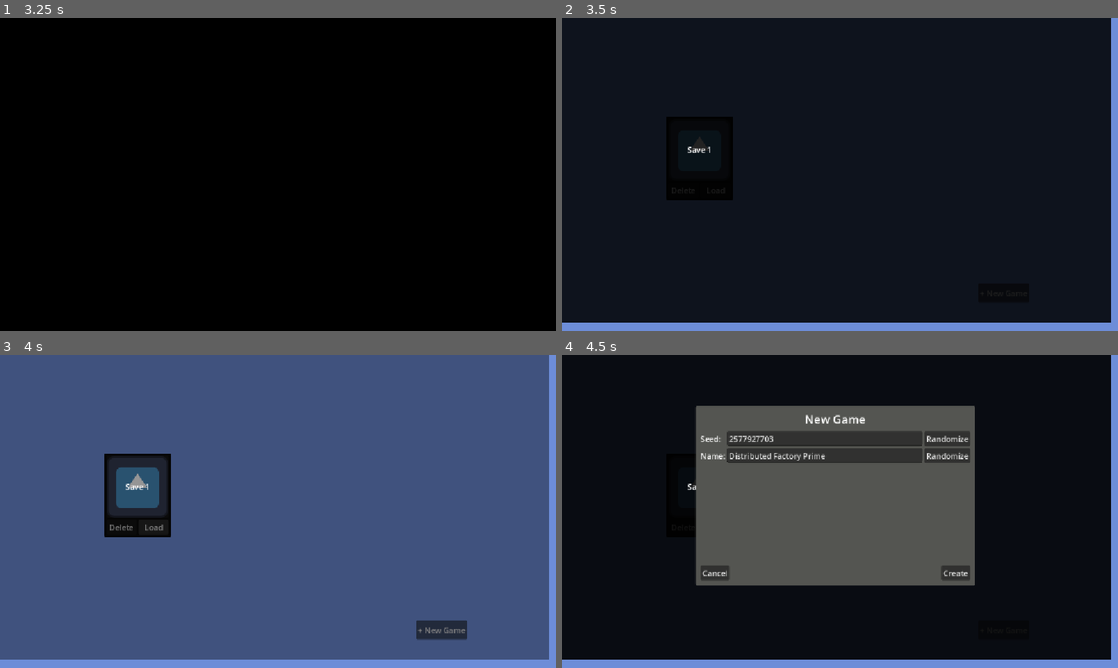
Above: before the commit, frames 1-4 (two rows, left to right).
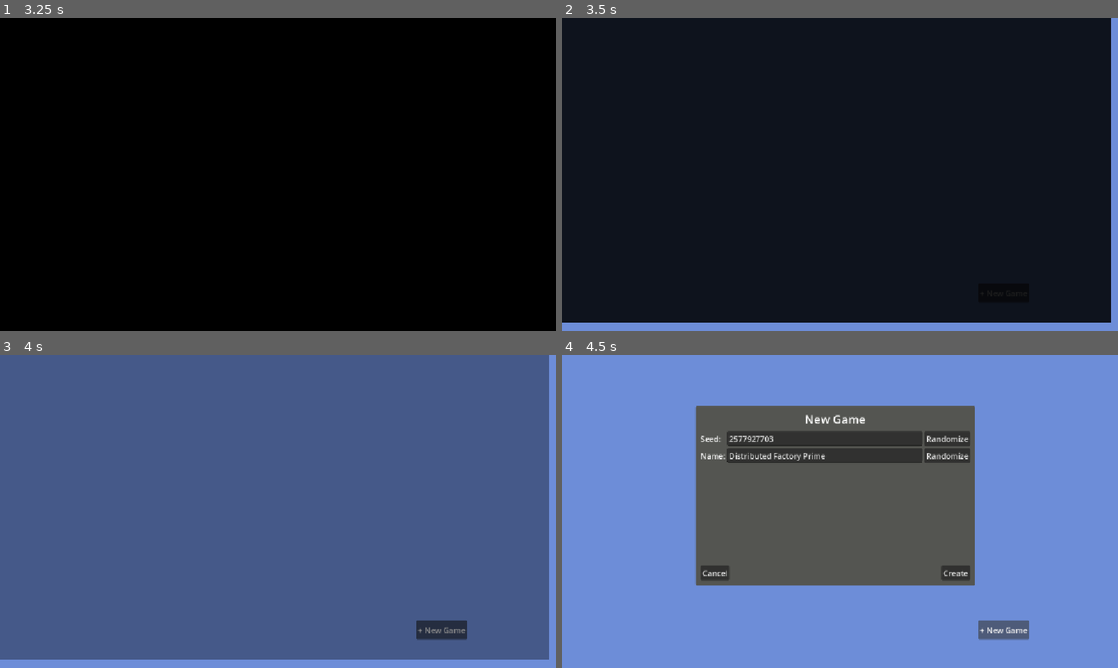
Above: after the commit, the same moments.

Repository: Nils1024/restock
Game: Godot game, scene res://assets/scenes/menus/main_menu.tscn
The game is run twice, just before and just after one commit, with the same random seed, the same clock (stepped at 60 frames per second) and the same inputs. The engine's default icon, where the game draws it, is replaced by a stand-in: a white triangle on a blue panel in a dark square.
Inputs (mouse positions are in pixels of both pictures, inside the frame that each line leads up to):
- Up to frame 1 (3.25 s): click "Play" at 0.5 s; click "Play" at 1.25 s; tap Enter (ui_accept) at 2, 2.27 s; move the mouse to (400, 158) at 2.02 s; hold Right 2.03-2.75 s; hold Mouse wheel down (zoom_in) 2.03-2.75 s; click (400, 158) at 2.17 s; drag from (166, 190) to (250, 237) at 2.77 s
- Up to frame 2 (3.5 s): no input
- Up to frame 3 (4 s): click (155, 527) at 3.5 s, where only the run before the commit has a clickable "Load"
- Up to frame 4 (4.5 s): click "+ New Game" at 4.25 s

Frame 1 is identical in both runs. In frame 2, 1.0% of the frame differs, in the area x 18-31%, y 31-59%; in frame 3, 3.2%; in frame 4, 67%, in the area x 0-99%, y 0-98%.
Error before the commit: Invalid access to property or key 'config' on a base object of type 'Node (Const.gd)'. (res://assets/scripts/services/DataService/DataService.gd:7)

Commit message:
Finished the save / load system

Diff:
--- a/assets/scenes/menus/save_selection_Menu.tscn
+++ b/assets/scenes/menus/save_selection_Menu.tscn
@@ -2,7 +2,6 @@
 
 [ext_resource type="PackedScene" uid="uid://bp5xe7rsa044r" path="res://assets/scenes/util/fade_transition.tscn" id="1_qjqap"]
 [ext_resource type="Script" uid="uid://2vojsmoug1u1" path="res://assets/scripts/ui/save_selection_menu.gd" id="1_wc18j"]
-[ext_resource type="PackedScene" uid="uid://c51keuke5k5xc" path="res://assets/scenes/util/ui/save_card.tscn" id="2_mjmsl"]
 
 [sub_resource type="StyleBoxFlat" id="StyleBoxFlat_mjmsl"]
 bg_color = Color(0.33034465, 0.33588725, 0.3182867, 1)
@@ -27,13 +26,9 @@
 offset_right = 787.0
 offset_bottom = 380.0
 
-[node name="HBoxContainer" type="HBoxContainer" parent="ScrollContainer" unique_id=590214802]
+[node name="SaveCardContainer" type="HBoxContainer" parent="ScrollContainer" unique_id=590214802]
 layout_mode = 2
 theme_override_constants/separation = 6
-
-[node name="SaveCard" parent="ScrollContainer/HBoxContainer" unique_id=798609909 instance=ExtResource("2_mjmsl")]
-layout_mode = 2
-metadata/Text = "Save 1"
 
 [node name="NewGame" type="Button" parent="." unique_id=1627351557]
 offset_left = 862.0
@@ -134,7 +129,6 @@
 
 [node name="Timer" type="Timer" parent="FadeTransition" unique_id=216372829]
 
-[connection signal="card_pressed" from="ScrollContainer/HBoxContainer/SaveCard" to="." method="_on_save_card_card_pressed"]
 [connection signal="pressed" from="NewGame" to="." method="_on_new_game_pressed"]
 [connection signal="pressed" from="MarginContainer/MarginContainer/VBoxContainer2/GridContainer/SeedRandBtn" to="." method="_randomize_seed"]
 [connection signal="pressed" from="MarginContainer/MarginContainer/VBoxContainer2/GridContainer/NameRandBtn" to="." method="_randomize_name"]
--- a/assets/scenes/util/ui/save_card.tscn
+++ b/assets/scenes/util/ui/save_card.tscn
@@ -80,4 +80,5 @@
 size_flags_vertical = 0
 text = "Load"
 
+[connection signal="pressed" from="MarginContainer/VBoxContainer/HBoxContainer/DeleteButton" to="." method="_on_delete_button_pressed"]
 [connection signal="pressed" from="MarginContainer/VBoxContainer/HBoxContainer/SaveButton" to="." method="_on_save_button_pressed"]
--- a/assets/scripts/common/Const.gd
+++ b/assets/scripts/common/Const.gd
@@ -6,6 +6,10 @@
 
 	const LANGUAGE_KEY: String = "language"
 	const MAX_THREADS: int = 4
+
+class Save:
+	const SAVE_FILE: String = "user://savegames.cfg"
+	const SECTION_PREFIX = "SaveSlot_"
 
 class Languages:
 	const ENGLISH: String = "en"
--- a/assets/scripts/services/DataService/DataService.gd
+++ b/assets/scripts/services/DataService/DataService.gd
@@ -1,49 +1,77 @@
 extends Node
 
-var _config = ConfigFile.new()
+var _saveFile = ConfigFile.new()
 
 # Called when the node enters the scene tree for the first time.
 func _ready() -> void:
-	_config.load(Const.config.CONFIG_FILE)
+	_saveFile.load(Const.Save.SAVE_FILE)
 
-func create(data: GameSaveData) -> Error:
-	if _config.has_section(Const.Config.SETTINGS_SECTION_KEY):
+
+func _get_section(save_id: int) -> String:
+	return "%s%d" % [Const.Save.SECTION_PREFIX, save_id]
+
+
+func create(	save_id: int, data: GameSaveData) -> Error:
+	var section: String = _get_section(save_id)
+
+	if _saveFile.has_section(section):
 		push_warning("GameSaveRepository.create: save already exists – use update()")
 		return ERR_ALREADY_EXISTS
 
-	return _write(data)
+	return _write(save_id, data)
 
 
 func load_save(save_id: int) -> GameSaveData:
-	var config = ConfigFile.new()
+	var section: String = _get_section(save_id)
 
-	if config.load(Const.config.CONFIG_FILE) != OK:
+	if not _saveFile.has_section(section):
 		return GameSaveData.new()
 
 	var dict: Dictionary = {}
-
-	var keys = config.get_section_keys(Const.config.SETTINGS_SECTION_KEY)
-	if keys == null:
-		return GameSaveData.new()
+	var keys = _saveFile.get_section_keys(section)
 
 	for key in keys:
-		dict[key] = config.get_value(
-			Const.config.SETTINGS_SECTION_KEY,
-			key
-		)
+		dict[key] = _saveFile.get_value(section, key)
 
 	return GameSaveData.from_dict(dict)
 
 
-func update(save_id: int, new_data: GameSaveData) -> void:
-	pass
+func update(save_id: int, new_data: GameSaveData) -> Error:
+	var section: String = _get_section(save_id)
+
+	if not _saveFile.has_section(section):
+		push_warning("GameSaveRepository.update: save does not exists – use create()")
+		return ERR_DOES_NOT_EXIST
+
+	return _write(save_id, new_data)
 
 
-func delete(save_id: int) -> void:
-	pass
+func delete(save_id: int) -> Error:
+	var section: String = _get_section(save_id)
 
-func _write(data: GameSaveData) -> Error:
+	if not _saveFile.has_section(section):
+		push_warning("GameSaveRepository.delete: cannot delete non exisiting save")
+		return ERR_DOES_NOT_EXIST
+
+	_saveFile.erase_section(section)
+	return _saveFile.save(Const.Save.SAVE_FILE)
+
+
+func get_all() -> Array[GameSaveData]:
+	var all_saves: Array[GameSaveData] = []
+
+	for section in _saveFile.get_sections():
+		var save_id: int = section.split("_").get(1).to_int()
+		all_saves.append(load_save(save_id))
+
+	return all_saves
+
+
+func _write(save_id: int, data: GameSaveData) -> Error:
+	var section: String = _get_section(save_id)
 	var dict: Dictionary = data.to_dict()
+
 	for key in dict.keys():
-		_config.set_value(Const.Config.SETTINGS_SECTION_KEY, key, dict[key])
-	return _config.save(Const.Config.CONFIG_FILE)
+		_saveFile.set_value(section, key, dict[key])
+
+	return _saveFile.save(Const.Save.SAVE_FILE)
--- a/assets/scripts/services/DataService/GameSaveData.gd
+++ b/assets/scripts/services/DataService/GameSaveData.gd
@@ -1,5 +1,6 @@
 class_name GameSaveData
 
+var uuid = 123
 var generation_seed: int = 0
 var name: String = ""
 var money: int = 1000
@@ -12,5 +13,5 @@
 
 static func from_dict(dict: Dictionary) -> GameSaveData:
 	var data = GameSaveData.new()
-	data.seed = dict.get("seed", 123)
+	data.generation_seed = dict.get("seed", 123456789)
 	return data
--- a/assets/scripts/ui/save_card.gd
+++ b/assets/scripts/ui/save_card.gd
@@ -1,10 +1,24 @@
 extends PanelContainer
 
+class_name SaveCard
+
 signal card_pressed
+signal delete_pressed
+
+var _save_id: int
 
 # Called when the node enters the scene tree for the first time.
 func _ready() -> void:
 	$MarginContainer/VBoxContainer/Control/Label.text = get_meta("Text", "Save")
 
+
+func setup(save_id: int):
+	_save_id = save_id
+
+
 func _on_save_button_pressed() -> void:
-	emit_signal("card_pressed")
+	emit_signal("card_pressed", _save_id)
+
+
+func _on_delete_button_pressed() -> void:
+	emit_signal("delete_pressed", _save_id)
--- a/assets/scripts/ui/save_selection_menu.gd
+++ b/assets/scripts/ui/save_selection_menu.gd
@@ -6,8 +6,11 @@
 	SAVE_3,
 }
 
+const saveCard = preload("res://assets/scenes/util/ui/save_card.tscn")
+
 @onready var seedEdit = $MarginContainer/MarginContainer/VBoxContainer2/GridContainer/SeedEdit
 @onready var nameEdit = $MarginContainer/MarginContainer/VBoxContainer2/GridContainer/NameEdit
+@onready var saveCardContainer = $ScrollContainer/SaveCardContainer
 
 var current_button_type = null
 
@@ -28,10 +31,12 @@
 			seedEdit.caret_column = caretPos
 	)
 
-	# TODO: Fetch save data and generate save cards
+	_update_savecards()
+
 
 func _on_load_button_pressed() -> void:
 	pass
+
 
 func _on_timer_timeout() -> void:
 	match current_button_type:
@@ -39,9 +44,17 @@
 			get_tree().change_scene_to_file("res://assets/scenes/game.tscn")
 
 
-func _on_save_card_card_pressed() -> void:
+func _on_save_card_card_pressed(save_id: int) -> void:
 	current_button_type = ButtonType.SAVE_1
 	start_fade_in_transition()
+
+
+func _on_save_card_delete_pressed(save_id: int) -> void:
+	if DataService.delete(save_id) == OK:
+		_update_savecards()
+	else:
+		# TODO: Show error
+		pass
 
 
 func start_fade_in_transition():
@@ -49,14 +62,17 @@
 	$FadeTransition/Timer.start()
 	$FadeTransition/AnimationPlayer.play("Fade_in")
 
+
 func _on_new_game_pressed() -> void:
 	$MarginContainer.visible = true
 
 	_randomize_seed()
 	_randomize_name()
 
+
 func _randomize_seed():
 	seedEdit.text = str(randi())
+
 
 func _randomize_name():
 	var adj = Const.Generation.ADJECTIVES.pick_random()
@@ -75,5 +91,21 @@
 
 
 func _on_create_new_game_pressed() -> void:
-	var generation_seed: int = int(seedEdit.text)
-	pass
+	var save = GameSaveData.new()
+	save.generation_seed = int(seedEdit.text)
+	save.name = nameEdit.text
+	DataService.create(0, save)
+	_on_cancel_new_game_pressed()
+	_update_savecards()
+
+func _update_savecards() -> void:
+	for 	child in saveCardContainer.get_children():
+		child.queue_free()
+
+	for save in DataService.get_all():
+		print(save)
+		var card: SaveCard = saveCard.instantiate()
+		card.setup(0)
+		card.card_pressed.connect(_on_save_card_card_pressed)
+		card.delete_pressed.connect(_on_save_card_delete_pressed)
+		saveCardContainer.add_child(card)
